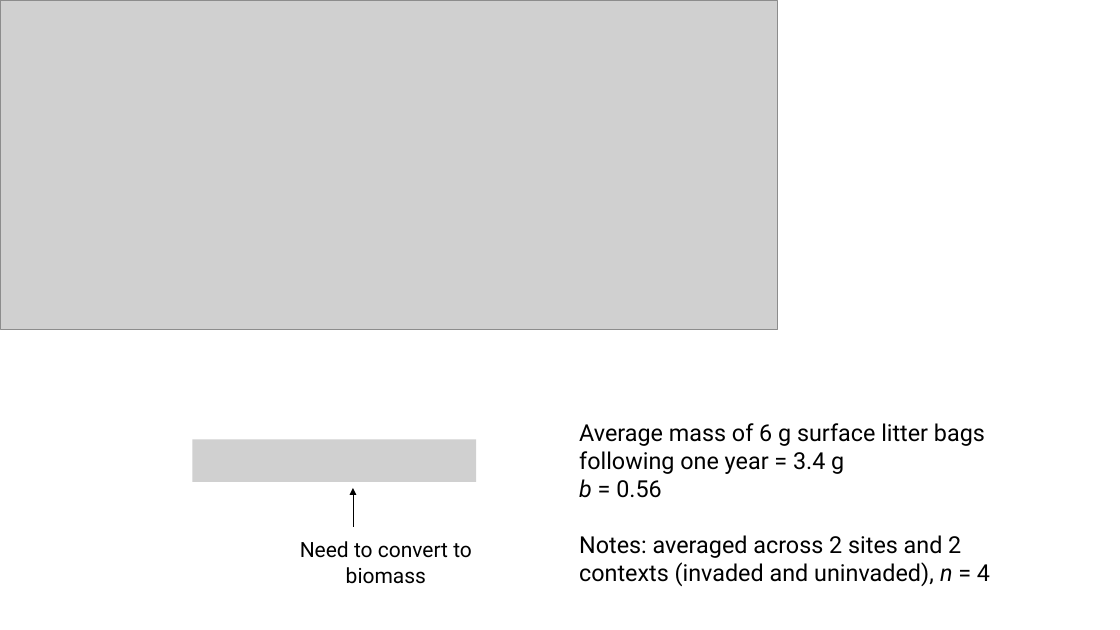
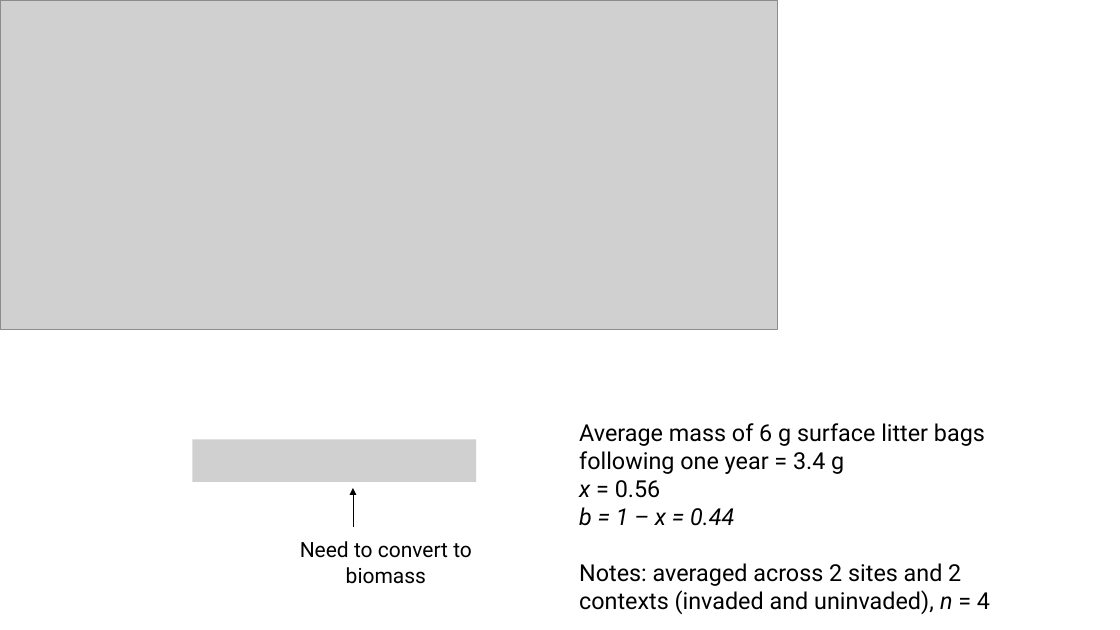
Before and after one commit to aekendig/microstegium-elymus-model, a slide deck: slide 9 of docs/ModelBuilding_LitOnly_080419.pptx. Drawn at 1120x630 pixels with LibreOffice and Linux fonts; fonts in the diff are those of the drawing; grey boxes stand for pictures. Boxes give left, top, right and bottom in pixels: in the first picture for what was removed or moved away, otherwise in the second. Text is boxed around its words. In the diff, an @@ line names an element or a change of style, - is before the commit and + after.

Commit message:
update parameter powerpoint

```diff
--- a/docs/ModelBuilding_LitOnly_080419.pptx
+++ b/docs/ModelBuilding_LitOnly_080419.pptx
@@ text at [579,480,734,526]: text changed; italic on @@
-b = 0.56
+x = 0.56
+b = 1 – x = 0.44
```
Also in this commit, not shown: 1 other file.
